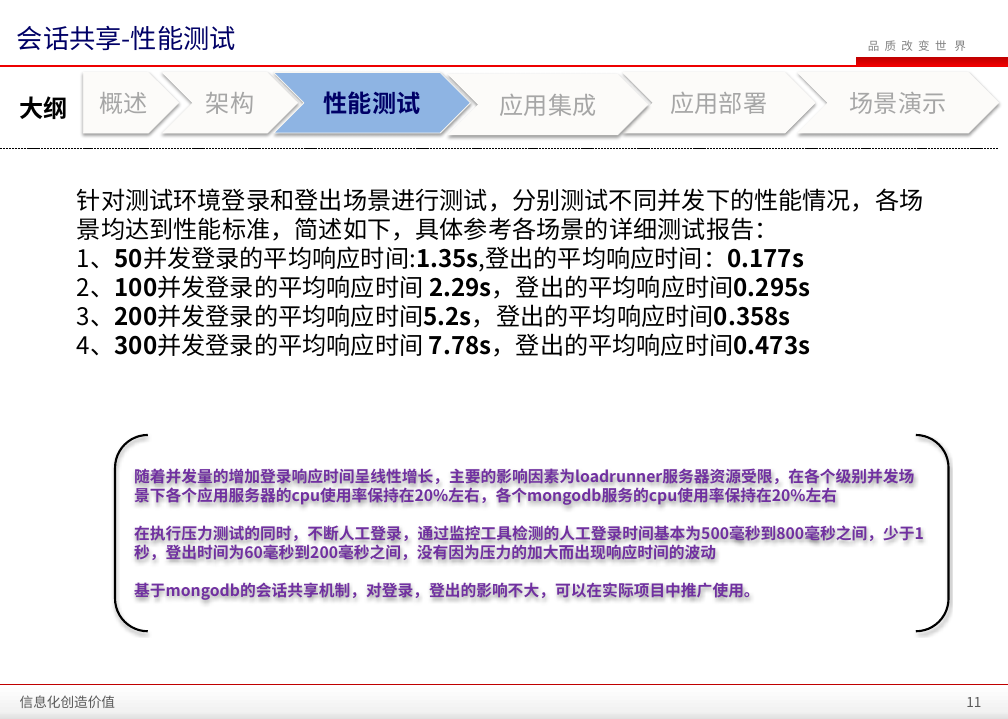
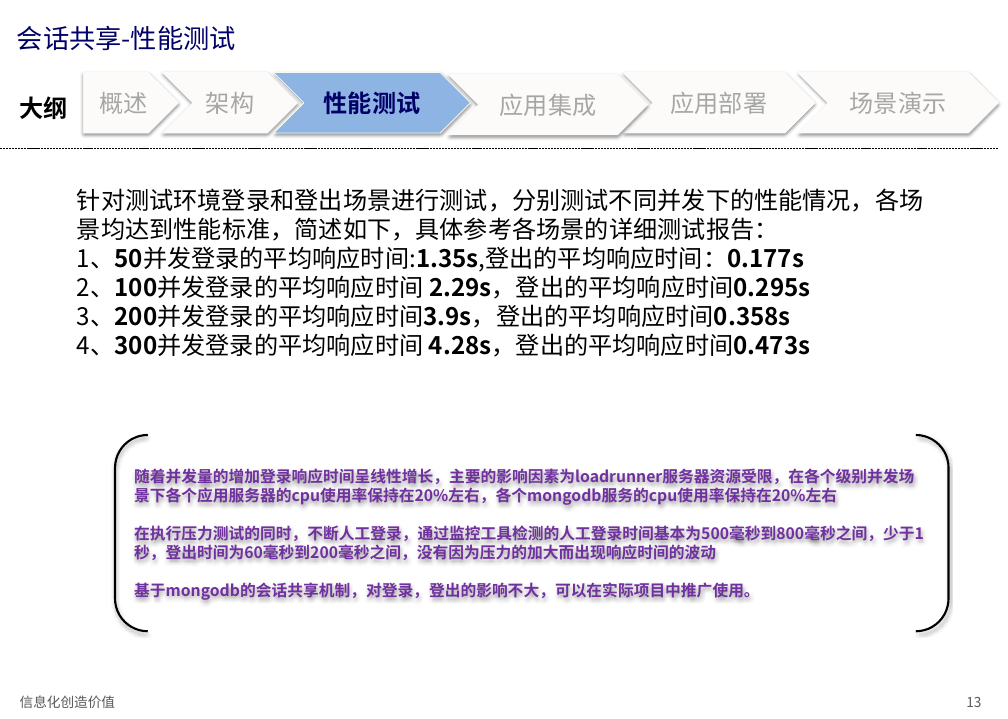
Before and after one commit to zhanght86/bboss-cms, a slide deck: slide 13 of 文档/SanyPDP平台会话共享介绍.pptx (slide 11 before the commit). Drawn at 1008x719 pixels with LibreOffice and Linux fonts; fonts in the diff are those of the drawing; background and template pictures are left out. Boxes give left, top, right and bottom in pixels: in the first picture for what was removed or moved away, otherwise in the second. Text is boxed around its words. In the diff, an @@ line names an element or a change of style, - is before the commit and + after.

Commit message:
完善session共享使用文档

```diff
--- a/文档/SanyPDP平台会话共享介绍.pptx
+++ b/文档/SanyPDP平台会话共享介绍.pptx
@@ rectangle removed at [856, 57, 1008, 66] @@
@@ text removed at [868, 40, 966, 51] @@
-品 质 改 变 世 界
@@ line removed from (0, 66) to (1008, 66) @@
@@ text at [77, 304, 810, 357]: text changed @@
-3、200并发登录的平均响应时间5.2s，登出的平均响应时间0.358s
-4、300并发登录的平均响应时间 7.78s，登出的平均响应时间0.473s
+3、200并发登录的平均响应时间3.9s，登出的平均响应时间0.358s
+4、300并发登录的平均响应时间 4.28s，登出的平均响应时间0.473s
@@ rectangle removed at [0, 684, 1008, 719] @@
@@ line removed from (0, 684) to (1008, 684) @@
@@ page number at [966, 697, 981, 707]: text changed @@
-11
+13
```
Also in this commit, not shown: 26 other slides changed, 5 slides added, 1 slide removed.
